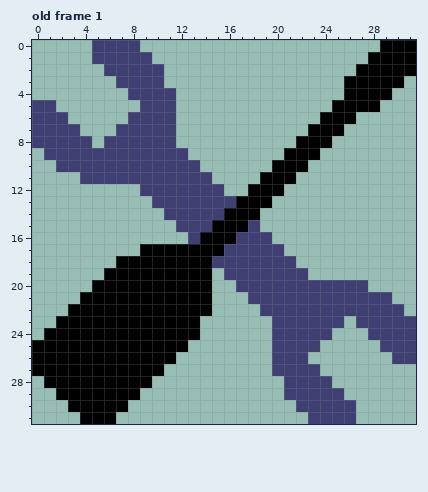
Pixel-art file -- aseprite/SettingsIcon.aseprite. The first picture shows the starting point.
32x32 pixels, 1 frame. Shown: old frame 1. The commit also changed other frames, which this record leaves out.
After the commit:
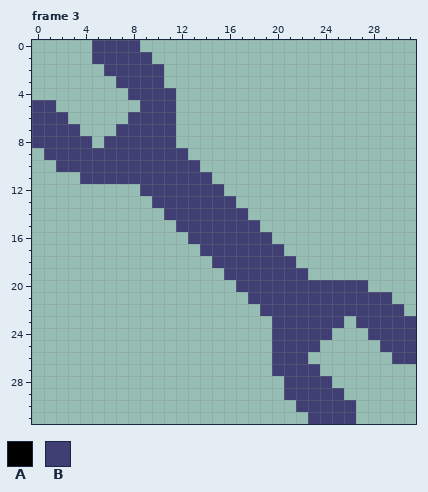
Palette (. is transparent): A #000000  B #3f3f74
A new or re-ordered frame is compared with the old frame closest to it.
Message: Added functionality to pop off screws
From old to new:
frames 1 -> 4
Frame 3 is new; against old frame 1, layer "ScrewDriver":
Colour A becomes colour B in row 14 at x 16 to 17; in row 15 at x 15 to 17; in row 16 at x 14 to 16; in row 17 at x 14 to 15.
Colour A is removed in row 0 at x 29 to 31; in row 1 at x 28 to 31; in row 2 at x 27 to 31; in row 3 at x 26 to 30; in row 4 at x 26 to 29; in row 5 at x 25 to 28.
Colour A is removed in row 6 at x 24 to 26; in row 7 at x 23 to 25; in row 8 at x 22 to 24; in row 9 at x 21 to 23; in row 10 at x 20 to 22; in row 11 at x 19 to 21.
Colour A is removed in row 12 at x 18 to 20; in row 13 at x 17 to 19; in row 14 at x 18; in row 17 at x 9 to 13; in row 18 at x 7 to 14; in row 19 at x 6 to 14.
Colour A is removed in row 20 at x 5 to 14; in row 21 at x 4 to 14; in row 22 at x 3 to 14; in row 23 at x 2 to 13; in row 24 at x 1 to 13; in row 25 at x 0 to 12.
Colour A is removed in row 26 at x 0 to 11; in row 27 at x 0 to 10; in row 28 at x 1 to 9; in row 29 at x 2 to 8; in row 30 at x 3 to 7; in row 31 at x 4 to 6.
Boxes around the changes in both pictures, in picture pixels (x1, y1, x2, y2):
changed: (32, 40, 416, 424)
